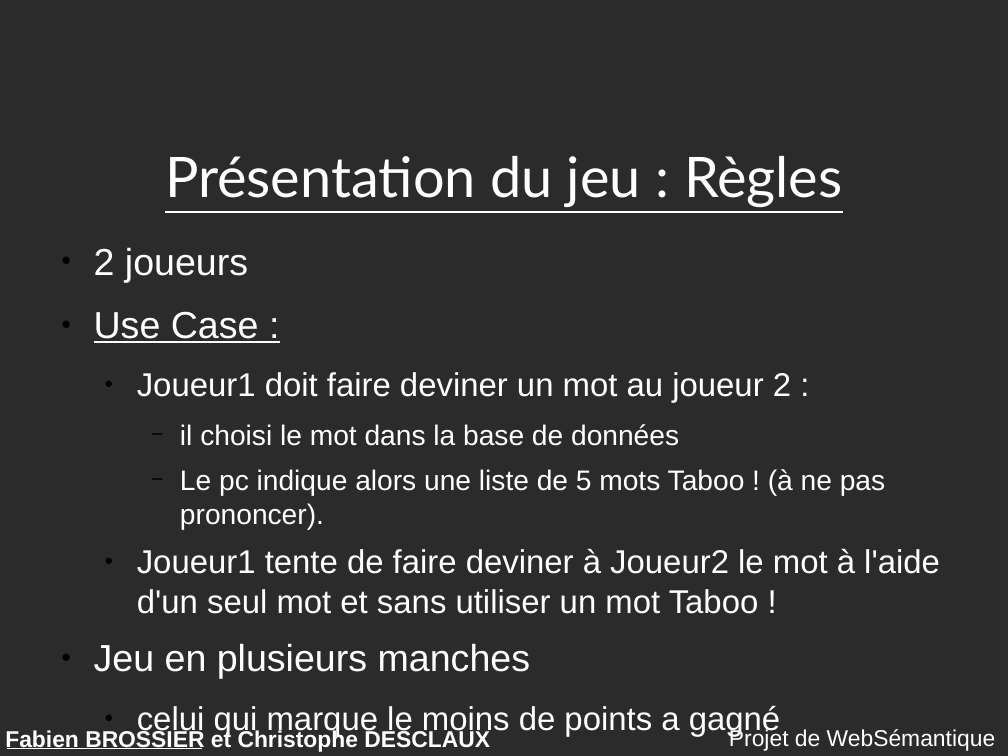
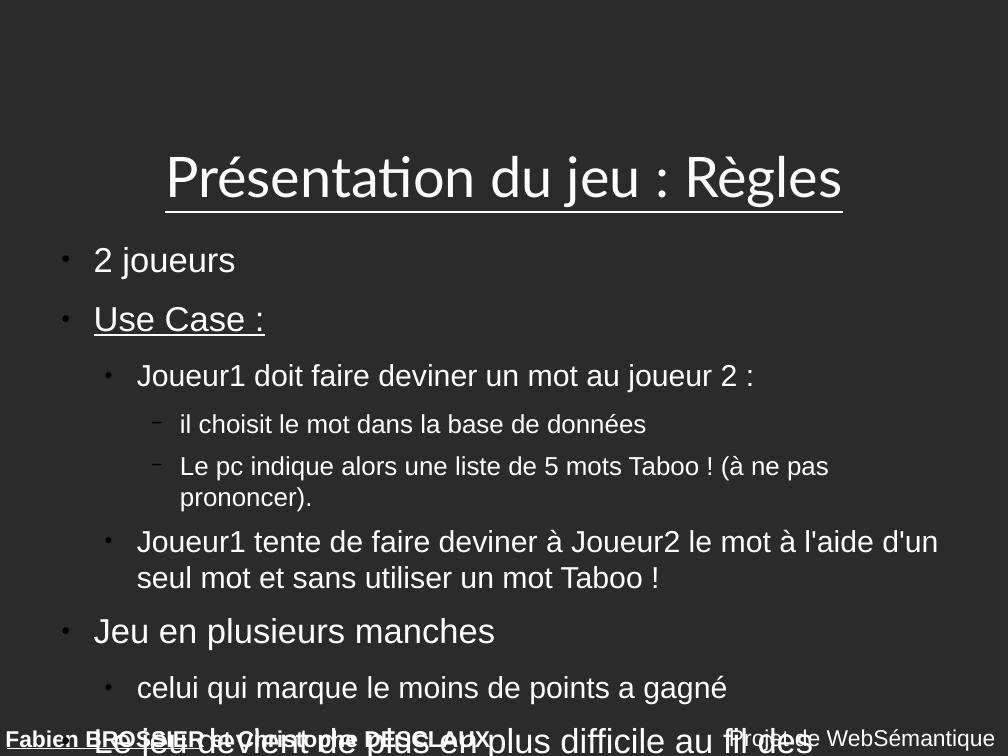
Before and after one commit to descl/TabooGeek, a slide deck: slide 3 of rapport/presentation.odp. Drawn at 1008x756 pixels with LibreOffice and Linux fonts; fonts in the diff are those of the drawing; background and template pictures are left out; a plain dark background stands for a picture behind light text. Boxes give left, top, right and bottom in pixels: in the first picture for what was removed or moved away, otherwise in the second. Text is boxed around its words. In the diff, an @@ line names an element or a change of style, - is before the commit and + after.

```diff
--- a/rapport/presentation.odp
+++ b/rapport/presentation.odp
@@ text at [94,247,938,704]: size 29.6 to 27.2 pt in "2 joueurs", "Use Case :", "Jeu en plusieurs manches"; size 25.9 to 23.8 pt in "Joueur1 doit faire deviner un mot au ...", "Joueur1 tente de faire deviner à Joueur2 ...", "celui qui marque le moins de points ..."; size 22.2 to 20.4 pt in "Le pc indique alors une liste de ..." @@
@@ text at [180,414,646,434]: text changed; size 22.2 to 20.4 pt @@
-    − il choisi le mot dans la base de données
+    − il choisit le mot dans la base de données
@@ text at [94,725,814,756]: text changed; size 29.6 to 27.2 pt @@
-● Le jeu est de plus en plus difficile !
+● Le jeu devient de plus en plus difficile au fil des utilisations !
```
Also in this commit, not shown: 10 other slides changed, 4 slides added, 3 slides removed.
